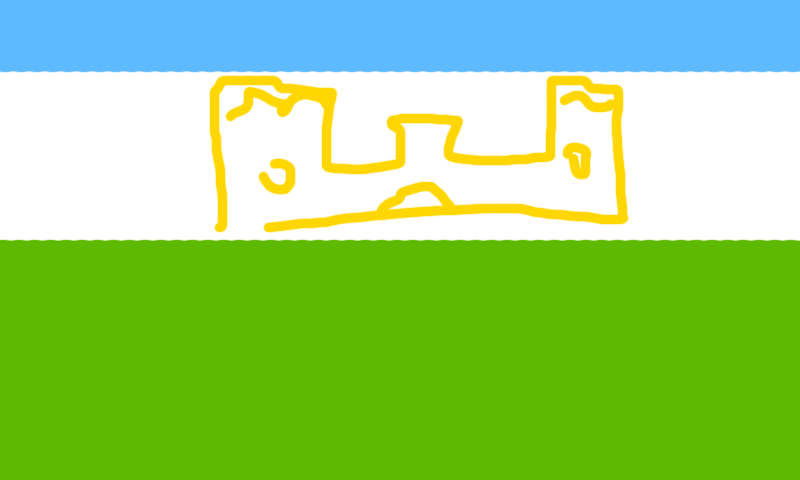
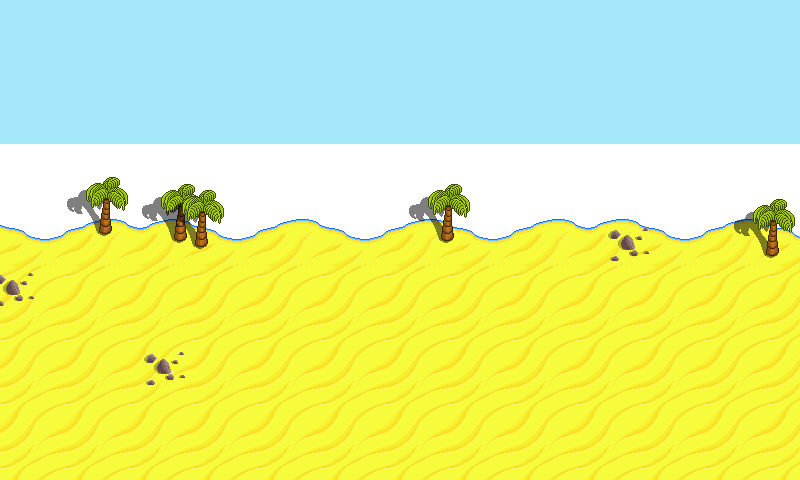
Layered file, before and after one edit (800 x 480). Changes by layer:
added layer "Layer 8" above "Layer 10" over (x1=142, y1=184, x2=224, y2=249)
added layer "Layer 10" above "Layer 9" over (x1=409, y1=184, x2=470, y2=243)
added layer "Layer 9" above "Layer 18" over (x1=734, y1=199, x2=795, y2=258)
added layer "Layer 18" above "Layer 16" over (x1=608, y1=228, x2=649, y2=261)
added layer "Layer 16" above "Layer 14" over (x1=0, y1=273, x2=34, y2=306)
added layer "Layer 14" above "Layer 6" over (x1=144, y1=352, x2=185, y2=385)
added layer "Layer 6" above "Layer 4" over (x1=67, y1=177, x2=128, y2=236)
added layer "Layer 2" above "Layer 19" over (x1=0, y1=0, x2=800, y2=144)
added layer "Layer 19" above "Layer 15" over (x1=0, y1=219, x2=800, y2=266)
added layer "Layer 15" above "Layer 13" over (x1=0, y1=256, x2=800, y2=480)
hid "Layer 1" over (x1=0, y1=0, x2=800, y2=480)
